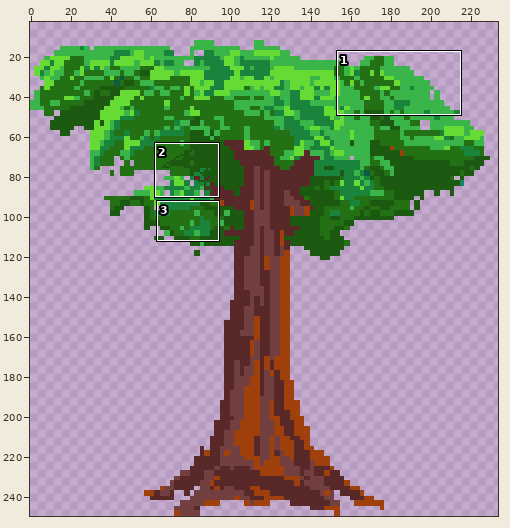
Sprite sheet -- sprites/spr_arvore1/ee2fb520-c04e-4555-b6f7-7ccd312e7cf1.png. Above, an overview of the earlier version with the close-up marked.
Close-up. The starting point:
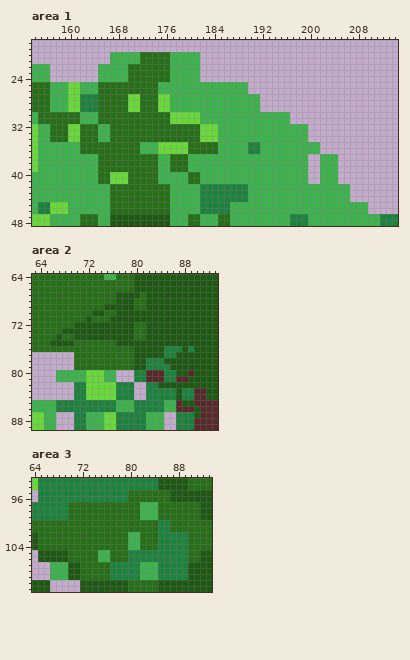
The file is 250x250 pixels. Shown: area 1: x 154..214, y 18..48; area 2: x 63..93, y 64..89; area 3: x 64..93, y 93..111. The wide view leaves out empty margins. The commit also changed other parts of the picture, which this record leaves out.
After:
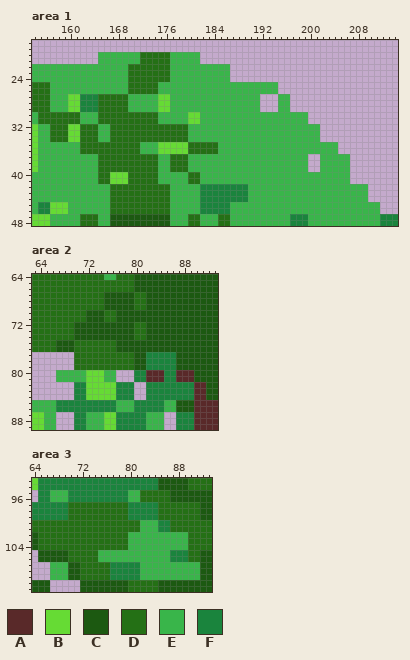
Palette (. is transparent): A #592929  B #66db34  C #1c5911  D #247015  E #39b54a  F #1a843d
Difference:
Area 1:
The edit adds colour E in rows 20 to 21 at x 165 to 166; in rows 22 to 24 at x 157 to 164 and 182 to 186; in rows 25 to 26 at x 190 to 194; in rows 27 to 29 at x 195 to 196; in rows 30 to 31 at x 197 to 199; in rows 32 to 34 at x 200 to 201.
The edit adds colour E in rows 35 to 36 at x 202 to 204; in rows 37 to 39 at x 205 to 206; in rows 40 to 41 at x 200 to 201 and 205 to 206; in rows 42 to 44 at x 207 to 209; in rows 45 to 46 at x 210 to 211.
Colour B gives way to colour E in rows 25 to 26 at x 160 to 161; in rows 27 to 29 at x 170 to 171; in rows 30 to 31 at x 177 to 179; in rows 32 to 34 at x 182 to 184.
Colour D gives way to colour E in rows 25 to 26 at x 165 to 169; in rows 27 to 29 at x 172 to 174; in rows 30 to 31 at x 175 to 176; in rows 32 to 34 at x 180 to 181.
Colour F gives way to colour E in rows 35 to 36 at x 190 to 191.
Area 2:
Colour C gives way to colour A in row 80 at x 87 to 88; in row 81 at x 89; in row 82 at x 90 to 91; in rows 86 to 87 at x 90.
Colour A gives way to colour C in row 85 at x 87; in row 86 at x 87 to 89.
Colour D gives way to colour C in rows 67 to 68 at x 75 to 76; in row 70 at x 72; in row 71 at x 73 to 74; in row 76 at x 67 to 69 and 77 to 79.
Colour F gives way to colour C in row 76 at x 85 to 87 and 89.
Colour C gives way to colour D in row 67 at x 80; in row 71 at x 76; in row 73 at x 68 to 69; in row 74 at x 67; in row 75 at x 66.
Colour C gives way to colour F in row 77 at x 82 to 84; in row 78 at x 85 to 86; in row 79 at x 86; in row 82 at x 84 to 89; in rows 83 to 84 at x 87.
Area 3:
Colour C gives way to colour E in rows 107 to 109 at x 90 to 91.
Colour D gives way to colour E in rows 95 to 96 at x 80 to 81; in rows 100 to 104 at x 82 to 84; in rows 105 to 106 at x 77 to 79.
Colour F gives way to colour E in rows 95 to 96 at x 67 to 69; in rows 102 to 104 at x 85 to 89; in rows 105 to 106 at x 80 to 86; in rows 107 to 109 at x 85 to 89.
Colour D gives way to colour F in rows 97 to 99 at x 80 to 81.
Colour E gives way to colour F in rows 97 to 99 at x 82 to 84.
Pixel boxes of the changes (left, top, right, bottom) in both close-ups:
changed: (50, 52, 230, 142)
changed: (248, 82, 380, 214)
changed: (50, 292, 206, 418)
changed: (50, 490, 68, 502)
changed: (110, 490, 200, 580)
